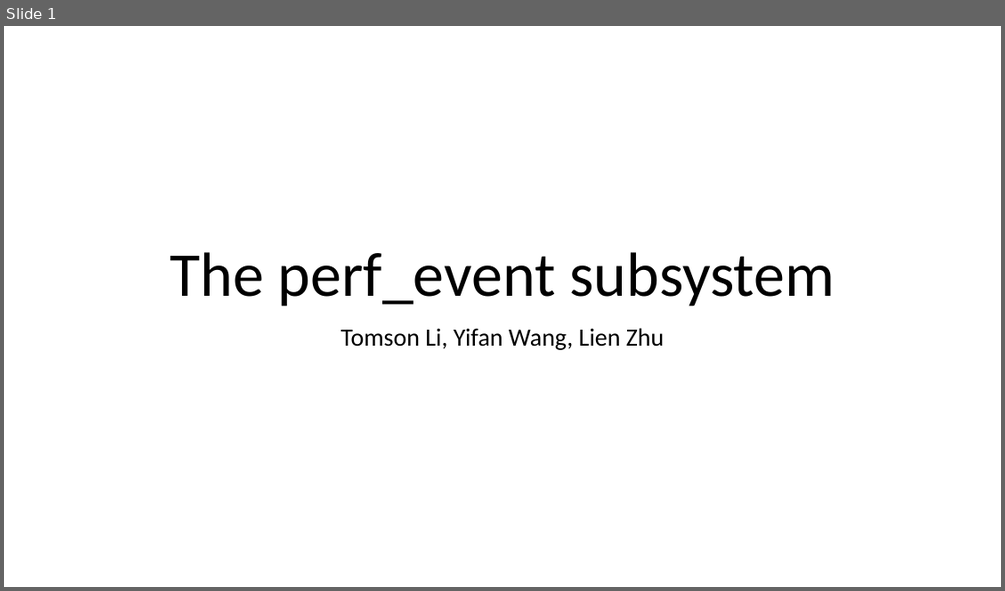
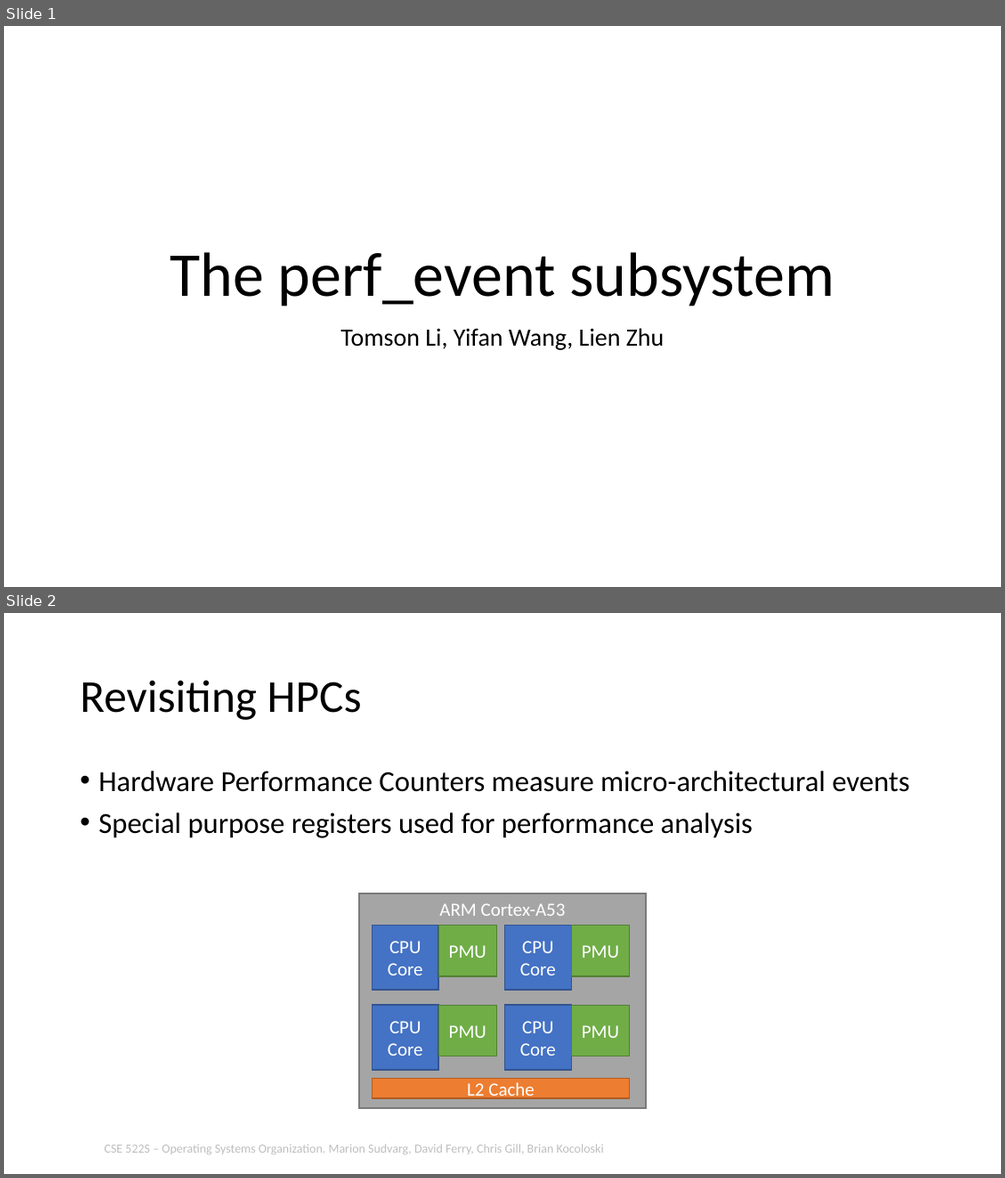
Before and after one commit to lienzhuzhu/project-522, a slide deck: midterm.pptx. Shown one above the other, each under a label of ours: slide 1 before the commit, slides 1 and 2 after it. The pictures are 1005x591 and 1005x1178 pixels, drawn with LibreOffice and Linux fonts; fonts in the diff are those of the drawing. Boxes give left, top, right and bottom in pixels: in the first picture for what was removed or moved away, otherwise in the second. Text is boxed around its words. In the diff, an @@ line names an element or a change of style, - is before the commit and + after.

```diff
--- a/midterm.pptx
+++ b/midterm.pptx
@@ slide 2 added at (4, 613, 1001, 1174), background #FFFFFF @@
@@ title added at (80, 680, 362, 720), 44 pt, text #000000 @@
+Revisiting HPCs
@@ text added at (98, 771, 909, 838), 28 pt, text #000000 @@
+• Hardware Performance Counters measure micro-architectural events
+• Special purpose registers used for performance analysis
@@ group added at (359, 893, 646, 1108): 10 rectangles @@
+ARM Cortex-A53
+CPU Core
+PMU
+CPU Core
+PMU
+CPU Core
+PMU
+CPU Core
+PMU
+L2 Cache
@@ text added at (105, 1143, 604, 1154), 12 pt, text #BFBFBF @@
+CSE 522S – Operating Systems Organization. Marion Sudvarg, David Ferry, Chris Gill, Brian Kocoloski
```
Also in this commit, not shown: 2 slides changed, 5 other slides added, 1 slide removed.
